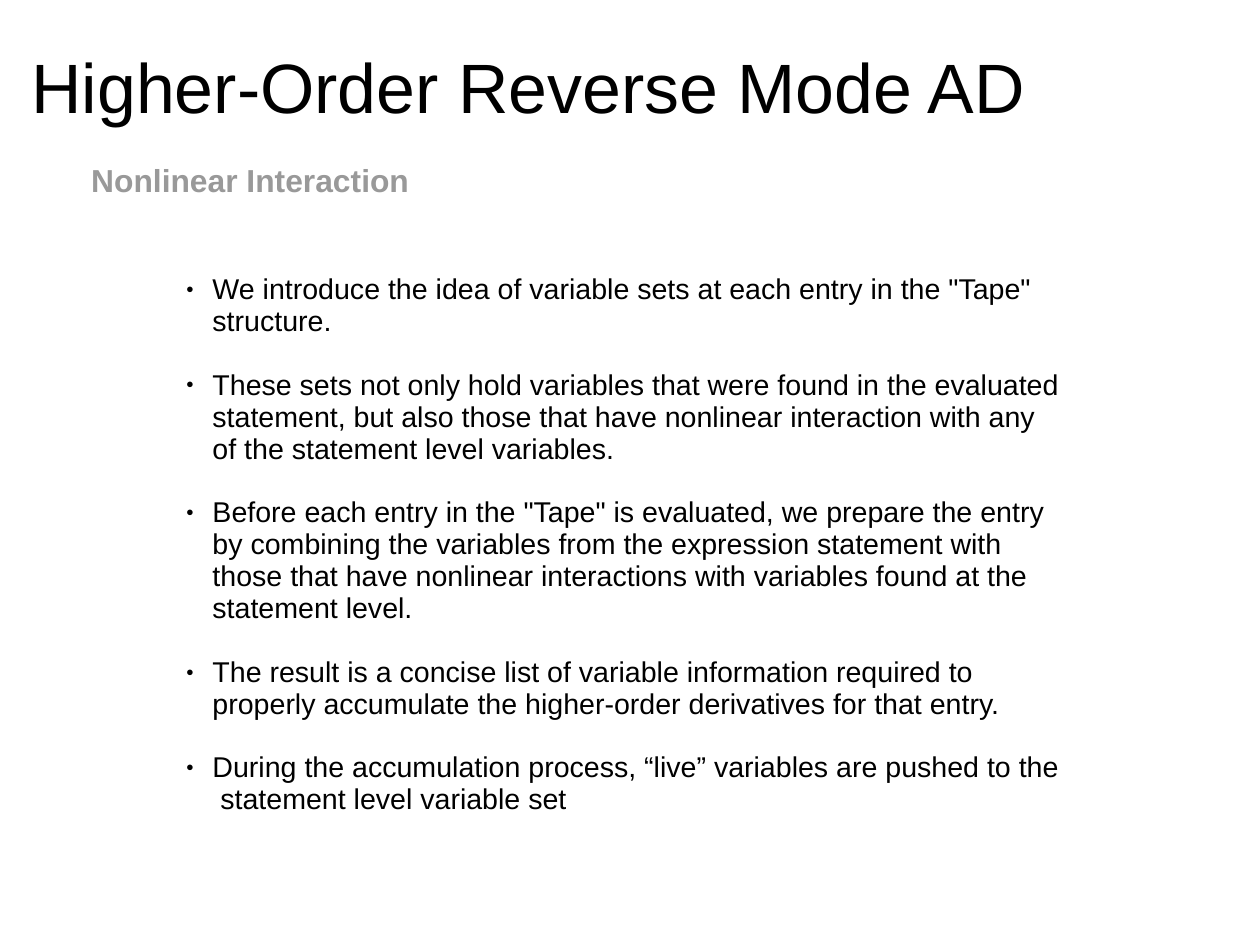
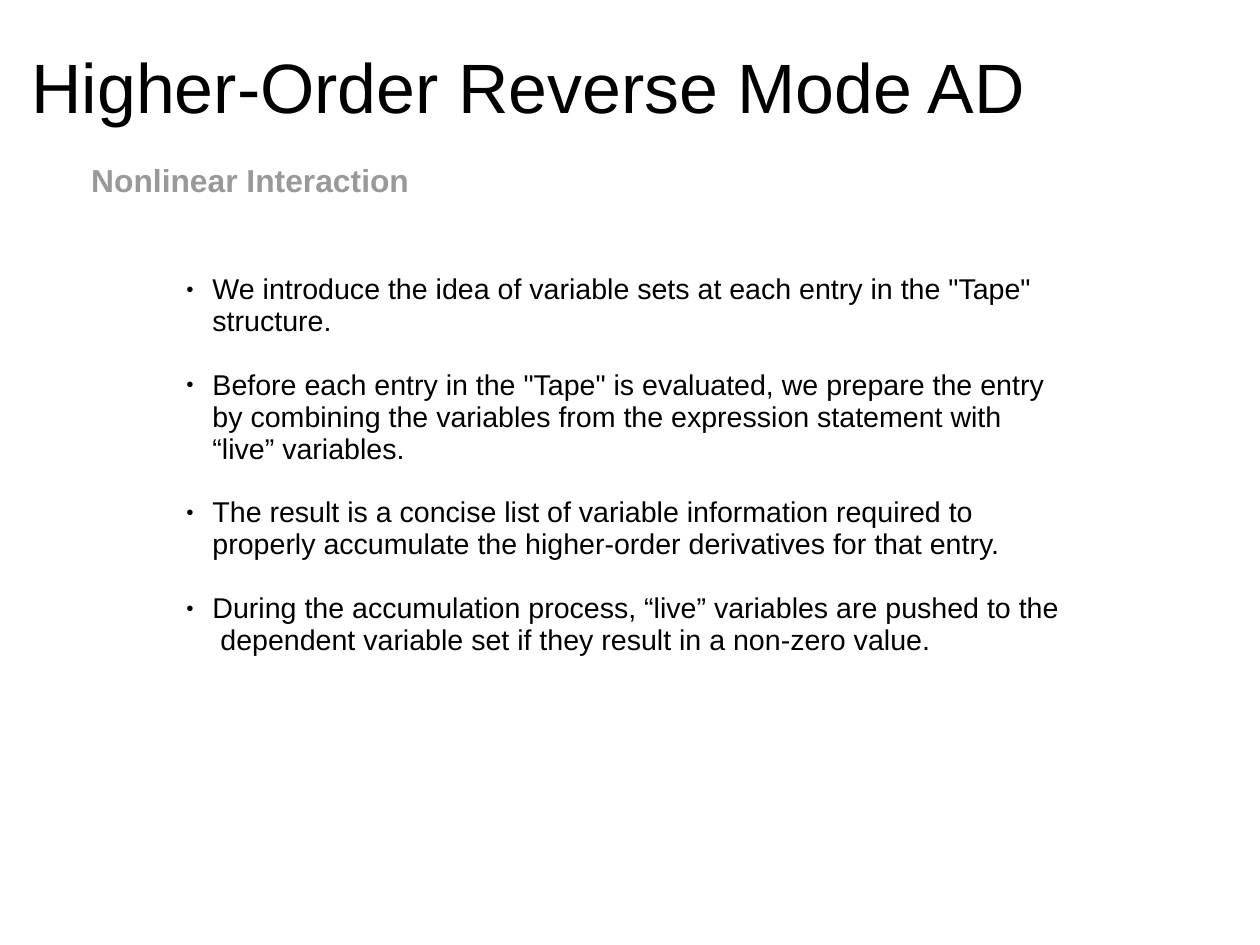
Before and after one commit to msupernaw/ATL, a slide deck: slide 24 of docs/ATL_ICES.pptx. Drawn at 1260x945 pixels with LibreOffice and Linux fonts; fonts in the diff are those of the drawing; background and template pictures are left out. Boxes give left, top, right and bottom in pixels: in the first picture for what was removed or moved away, otherwise in the second. Text is boxed around its words. In the diff, an @@ line names an element or a change of style, - is before the commit and + after.

Commit message:
ppt updates

```diff
--- a/docs/ATL_ICES.pptx
+++ b/docs/ATL_ICES.pptx
@@ text at box(212, 374, 1043, 460): text changed @@
-● These sets not only hold variables that were found in the evaluated statement, but also those that have nonlinear interaction with any of the statement level variables.
-● Before each entry in the "Tape" is evaluated, we prepare the entry by combining the variables from the expression statement with those that have nonlinear interactions with variables found at the statement level.
+● Before each entry in the "Tape" is evaluated, we prepare the entry by combining the variables from the expression statement with “live” variables.
@@ text at box(212, 597, 1059, 656): text changed @@
-● During the accumulation process, “live” variables are pushed to the statement level variable set
+● During the accumulation process, “live” variables are pushed to the dependent variable set if they result in a non-zero value.
```
Also in this commit, not shown: 3 other slides changed, 1 slide removed.
